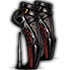
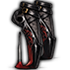
Revision of a layered w=70, h=70 image; what changed, layer by layer:
painted on "ballet_heels" over [9, 0, 60, 70]
